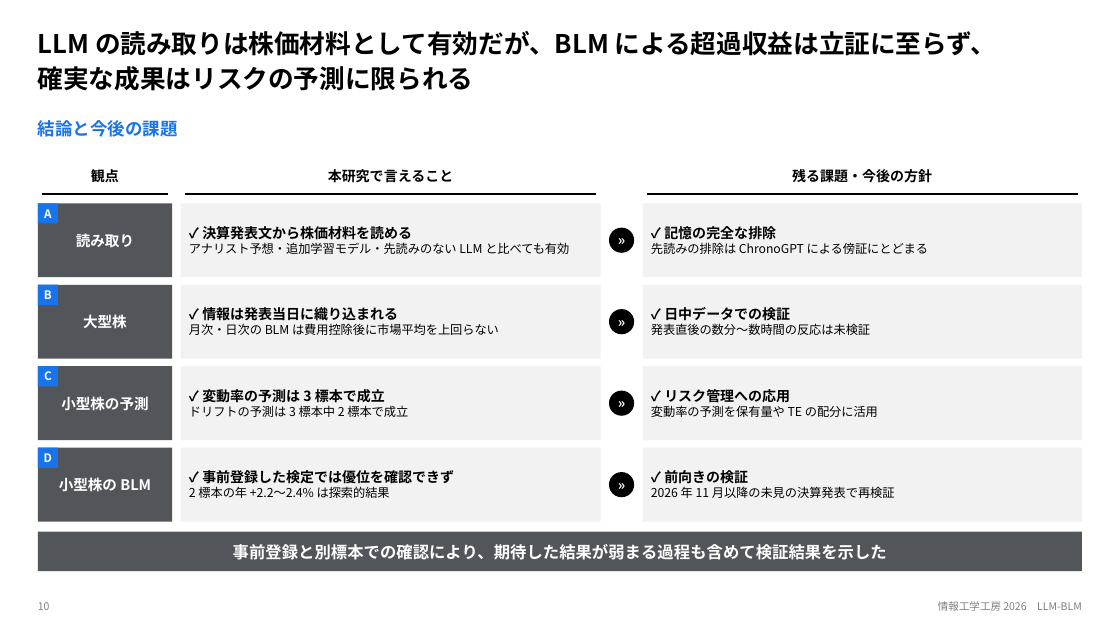
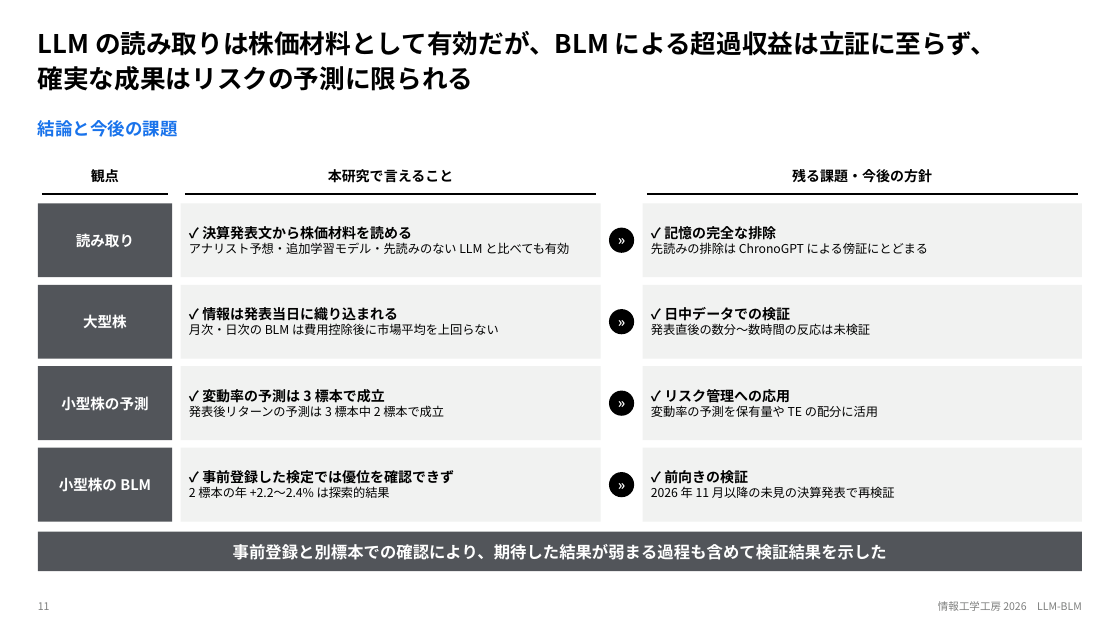
Before and after one commit to sumataro0840/LLM-BLM, a slide deck: slide 11 of 資料集/08_発表/2026_情報工学工房発表資料.pptx (slide 10 before the commit). Drawn at 1120x630 pixels with LibreOffice and Linux fonts; fonts in the diff are those of the drawing. Boxes give left, top, right and bottom in pixels: in the first picture for what was removed or moved away, otherwise in the second. Text is boxed around its words. In the diff, an @@ line names an element or a change of style, - is before the commit and + after.

```diff
--- a/資料集/08_発表/2026_情報工学工房発表資料.pptx
+++ b/資料集/08_発表/2026_情報工学工房発表資料.pptx
@@ rectangle removed at (38, 203, 58, 223) @@
@@ text removed at (44, 209, 51, 218) @@
-A
@@ rectangle removed at (38, 285, 58, 305) @@
@@ text removed at (44, 290, 52, 299) @@
-B
@@ rectangle removed at (38, 366, 58, 386) @@
@@ text removed at (44, 371, 52, 380) @@
-C
@@ text at (189, 405, 444, 417): text changed @@
-ドリフトの予測は 3 標本中 2 標本で成立
+発表後リターンの予測は 3 標本中 2 標本で成立
@@ rectangle removed at (38, 448, 58, 468) @@
@@ text removed at (44, 453, 52, 462) @@
-D
@@ text at (38, 602, 50, 610): text changed @@
-10
+11
```
Also in this commit, not shown: 9 other slides changed, 1 slide added, 25 other files.
